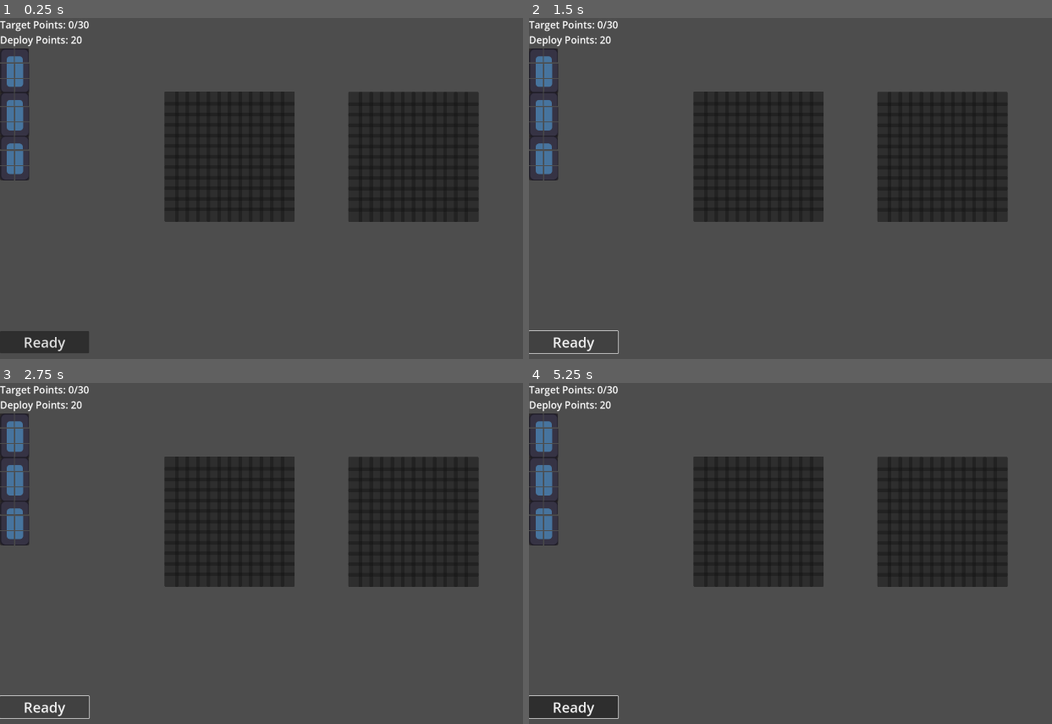
Above: before the commit, frames 1-4 (two rows, left to right).
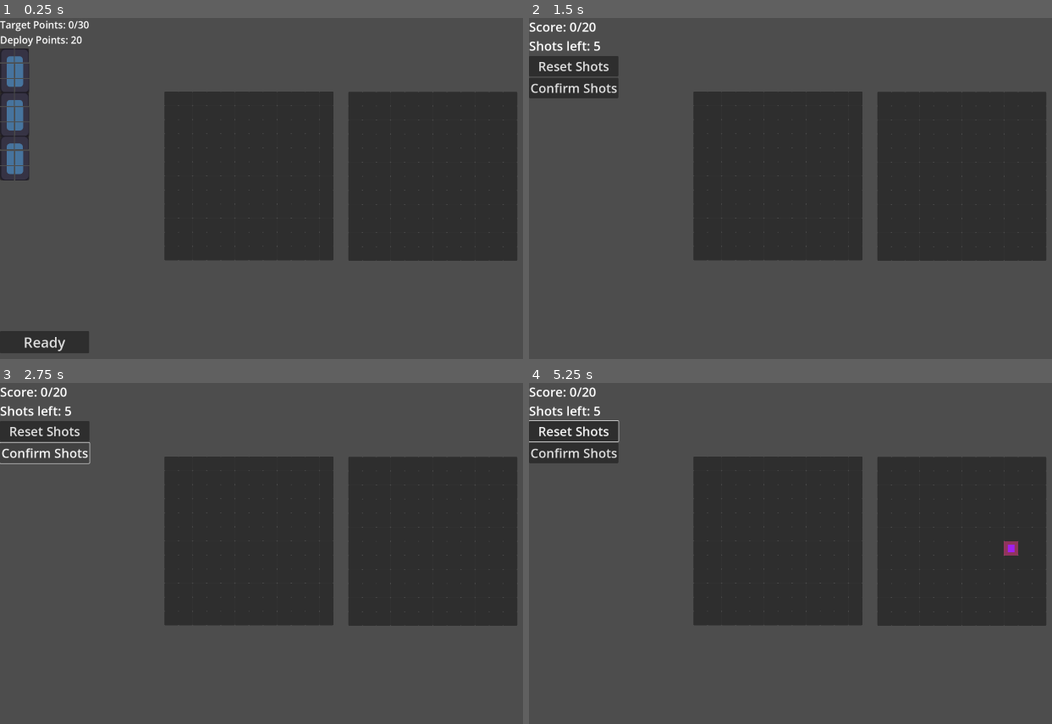
Above: after the commit, the same moments.

Repository: super-Colin/warboats
Game: Godot game, scene res://game.tscn
Two runs of this game, one before a commit and one after it. Both use one fixed random seed, a clock stepped at 60 frames per second and the inputs below. The engine's default icon, where the game draws it, is replaced by a stand-in: a white triangle on a blue panel in a dark square.
Inputs (mouse positions are in pixels of both pictures, inside the frame that each line leads up to):
- Up to frame 1 (0.25 s): no input
- Up to frame 2 (1.5 s): click "Ready" at 0.5 s; click (576, 341) at 1.25 s, where only the run before the commit has a clickable "Ready"
- Up to frame 3 (2.75 s): click "Ready" (after the commit: "Confirm Shots") at 2 s
- Up to frame 4 (5.25 s): click "Ready" (after the commit: "Confirm Shots") at 2.75 s; click "Ready" (after the commit: "Confirm Shots") at 3.5 s; click "Ready" (after the commit: "Reset Shots") at 4.25 s; move the mouse to (1015, 553) at 5.02 s; click (1015, 553) at 5.1 s

The runs differ from the first frame. In frame 1, 13% of the frame differs, in the area x 31-99%, y 21-72%; in frame 2, 17%; in frame 3, 16%; in frame 4, 18%, in the area x 0-99%, y 0-99%.

Commit message:
can start battle, place shots, and confirm hits and misses

Diff:
--- a/UI/battle_menu.gd
+++ b/UI/battle_menu.gd
@@ -4,10 +4,15 @@
 
 func _ready() -> void:
 	%ResetShots.pressed.connect(func():Globals.s_resetShots.emit())
-	%ResetShots.pressed.connect(func():Globals.s_resetShots.emit())
-	Globals.s_deployReady.connect(updateShotsLeft)
+	%ConfirmShots.pressed.connect(func():Globals.s_confirmShotMarkers.emit())
+	#Globals.s_deployReady.connect(updateShotsLeft)
+	Globals.s_beginBattlePhase.connect(_beginBattlePhase)
+
+func _beginBattlePhase():
+	$'.'.visible = true
+	updateShotsLeft()
 
 
 func updateShotsLeft():
-	var shotsLeft = Globals.friendlyGridRef.calcTotalShots() - activeShots.size()
+	var shotsLeft = Globals.friendlyGrid.calcTotalShots() - activeShots.size()
 	%ShotsLeft.text = "Shots left: " + str(shotsLeft)
--- a/UI/battle_menu.tscn
+++ b/UI/battle_menu.tscn
@@ -4,11 +4,7 @@
 
 [node name="BattleMenu" type="Control"]
 layout_mode = 3
-anchors_preset = 15
-anchor_right = 1.0
-anchor_bottom = 1.0
-grow_horizontal = 2
-grow_vertical = 2
+anchors_preset = 0
 script = ExtResource("1_g0mum")
 
 [node name="VBoxContainer" type="VBoxContainer" parent="."]
--- a/UI/deploy_menu.gd
+++ b/UI/deploy_menu.gd
@@ -3,3 +3,7 @@
 
 func _ready() -> void:
 	%Ready.pressed.connect(func():Globals.s_deployReady.emit())
+	Globals.s_beginBattlePhase.connect(_beginBattlePhase)
+
+func _beginBattlePhase():
+	$'.'.visible = false
--- a/board_grid.gd
+++ b/board_grid.gd
@@ -1,7 +1,7 @@
 extends Node2D
 
 @export var gridSize:Vector2 = Vector2(12, 12)
-@export var cellSize:Vector2 = Vector2(30, 30)
+@export var cellSize:Vector2 = Vector2(40, 40)
 @export var friendly:bool = true
 var cellsRefs = []
 var currentlyHighlightedCells = []
@@ -20,6 +20,7 @@
 		Globals.s_placeShotMarker.connect(_placeShotMarker)
 		Globals.enemyGrid = $'.'
 	makeCells()
+
 func highlightSpot(coords):
 	cellsRefs[coords.x][coords.y].enableHighlight()
 func disableHighlightSpot(coords):
@@ -39,6 +40,7 @@
 			cellsRefs[xActual][yActual].shipRef = ship # while placing ships, ship is still invisible on the side invisible
 			var shipTextureTile = ship.get_node("x"+str(x)+"y"+str(y)).texture
 			cellsRefs[xActual][yActual].texture = shipTextureTile
+			cellsRefs[xActual][yActual].draggable = true
 
 func doesShapeFit(shape:Vector2, startingCoord:Vector2=Vector2.ZERO):
 	for x in shape.x:
--- a/game.gd
+++ b/game.gd
@@ -2,13 +2,18 @@
 
 
 func _ready() -> void:
-	Globals.s_sideReady.connect(sideReadied)
+	Globals.s_sideReady.connect(_sideReadied)
+	Globals.s_deployReady.connect(_deployReady)
 
-func sideReadied(isFriendly=true):
+func _deployReady():
+	Globals.s_beginBattlePhase.emit()
+
+func _sideReadied(isFriendly=true):
 	if isFriendly:
 		Globals.friendlySideReady = true
 	else:
 		Globals.enemySideReady = true
+	#Globals.s_beginBattlePhase.emit()
 
 func proceedTurn(sideThatJust):
 	if Globals.friendlySideReady and Globals.enemySideReady:
--- a/game.tscn
+++ b/game.tscn
@@ -1,8 +1,9 @@
-[gd_scene load_steps=4 format=3 uid="uid://be72kyjs10j0x"]
+[gd_scene load_steps=5 format=3 uid="uid://be72kyjs10j0x"]
 
 [ext_resource type="Script" path="res://game.gd" id="1_hl5wc"]
 [ext_resource type="PackedScene" uid="uid://c8o6dr3fknptg" path="res://board_grid.tscn" id="1_pion6"]
 [ext_resource type="PackedScene" uid="uid://dbkjmy0ilupqk" path="res://UI/deploy_menu.tscn" id="3_a2hi3"]
+[ext_resource type="PackedScene" uid="uid://d03hcdnfcf6og" path="res://UI/battle_menu.tscn" id="3_l235k"]
 
 [node name="Game" type="Node2D"]
 script = ExtResource("1_hl5wc")
@@ -13,6 +14,9 @@
 
 [node name="DeployMenu" parent="Menus" instance=ExtResource("3_a2hi3")]
 
+[node name="BattleMenu" parent="Menus" instance=ExtResource("3_l235k")]
+visible = false
+
 [node name="freindly" parent="." instance=ExtResource("1_pion6")]
 position = Vector2(467, 209)
 
--- a/globals.gd
+++ b/globals.gd
@@ -1,9 +1,10 @@
 extends Node
 
 signal s_placeShotMarker(coords:Vector2)
-signal s_confirmShotMarker
+signal s_confirmShotMarkers
 
 signal s_deployReady
+signal s_beginBattlePhase
 
 signal s_resetShots
 
@@ -19,14 +20,18 @@
 var enemyGrid:Node
 var hitMarkerGrid:Node
 
-enum BattlePhases {SETUP=0,}
-var currentBattlePhase:BattlePhases = BattlePhases.SETUP
+enum BattlePhases {MENU=0, DEPLOY=1, BATTLE=2}
+var currentBattlePhase:BattlePhases = BattlePhases.DEPLOY
 
 #var friendlyGridRef:Node
 
 
 
-#func _ready() -> void:
+func _ready() -> void:
 	#s_friendlySideReady.connect(func(): friendlySideReady = true)
 	#s_enemySideReady.connect(func(): enemySideReady = true)
 	#sideReady.connect(proceedTurn)
+	s_beginBattlePhase.connect(_beginBattlePhase)
+
+func _beginBattlePhase():
+	currentBattlePhase = BattlePhases.BATTLE
--- a/grid_cell.gd
+++ b/grid_cell.gd
@@ -9,14 +9,16 @@
 var isShip:bool = false
 var coords:Vector2
 var hoveredOn = false
+var isMarkedForShot = false
 
 func _ready() -> void:
 	Globals.s_clearBoardHighlights.connect(disableHighlight)
 	Globals.s_removeShipFromBoard.connect(removeShipSprite)
-	Globals.s_deployReady.connect(func():lockIntoPlace())
-	#Globals.s_confirmShotMarker.connect()
+	Globals.s_deployReady.connect(lockIntoPlace)
+	Globals.s_confirmShotMarkers.connect(_confirmShotMarker)
 	$'.'.mouse_entered.connect(startHoverState)
 	$'.'.mouse_exited.connect(endHoverState)
+
 
 
 
@@ -27,6 +29,7 @@
 
 func lockIntoPlace():
 	draggable = false
+	#pass
 
 func removeShipSprite(shipId):
 	if isShip and shipRef.shipId == shipId:
@@ -67,7 +70,7 @@
 func _drop_data(at_position: Vector2, data: Variant) -> void:
 	print("cell - setting on drop: ", data)
 	$'.'.get_parent().setShipIntoGrid(data, coords)
-	draggable = true
+	#draggable = true
 
 
 func setSize(newSize:Vector2):
@@ -103,9 +106,19 @@
 func clearMarker():
 	$Peg.visible = false
 
+
+func _confirmShotMarker():
+	if isMarkedForShot:
+		if isShip:
+			makeHitMarker()
+		else:
+			makeHMissMarker()
+		isMarkedForShot = false
+
 func makeUncomfirmedMarker():
 	$Peg.color = Color.PURPLE
 	$Peg.visible = true
+	isMarkedForShot = true
 
 func makeHitMarker():
 	$Peg.color = Color.RED
